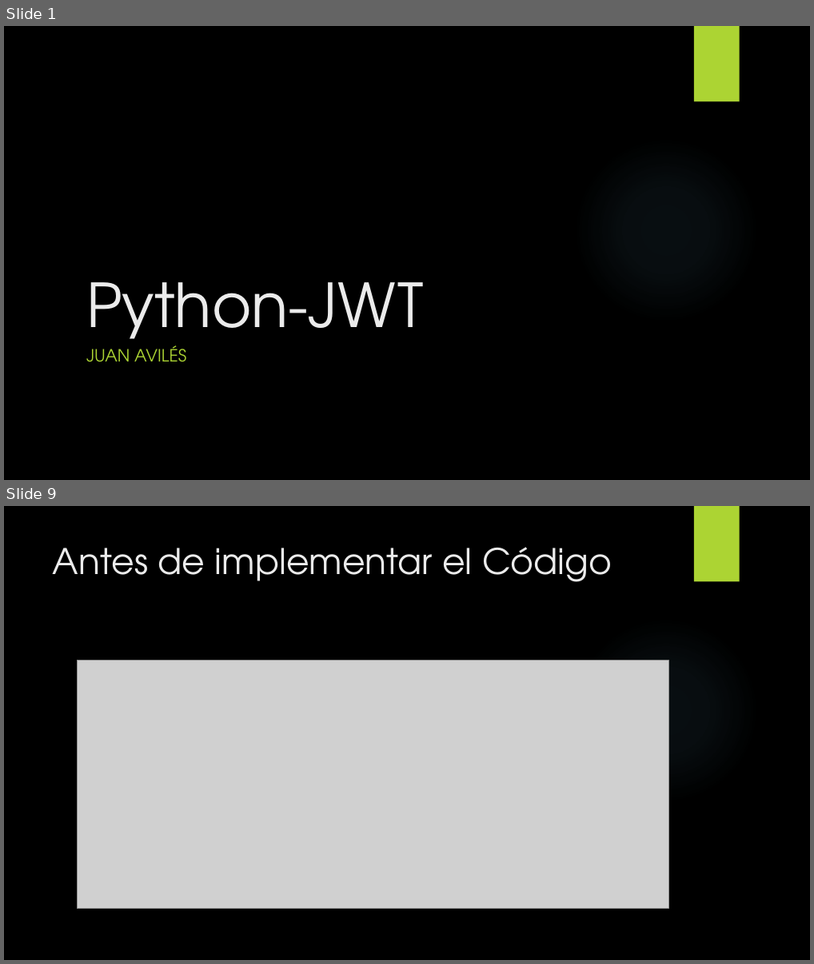
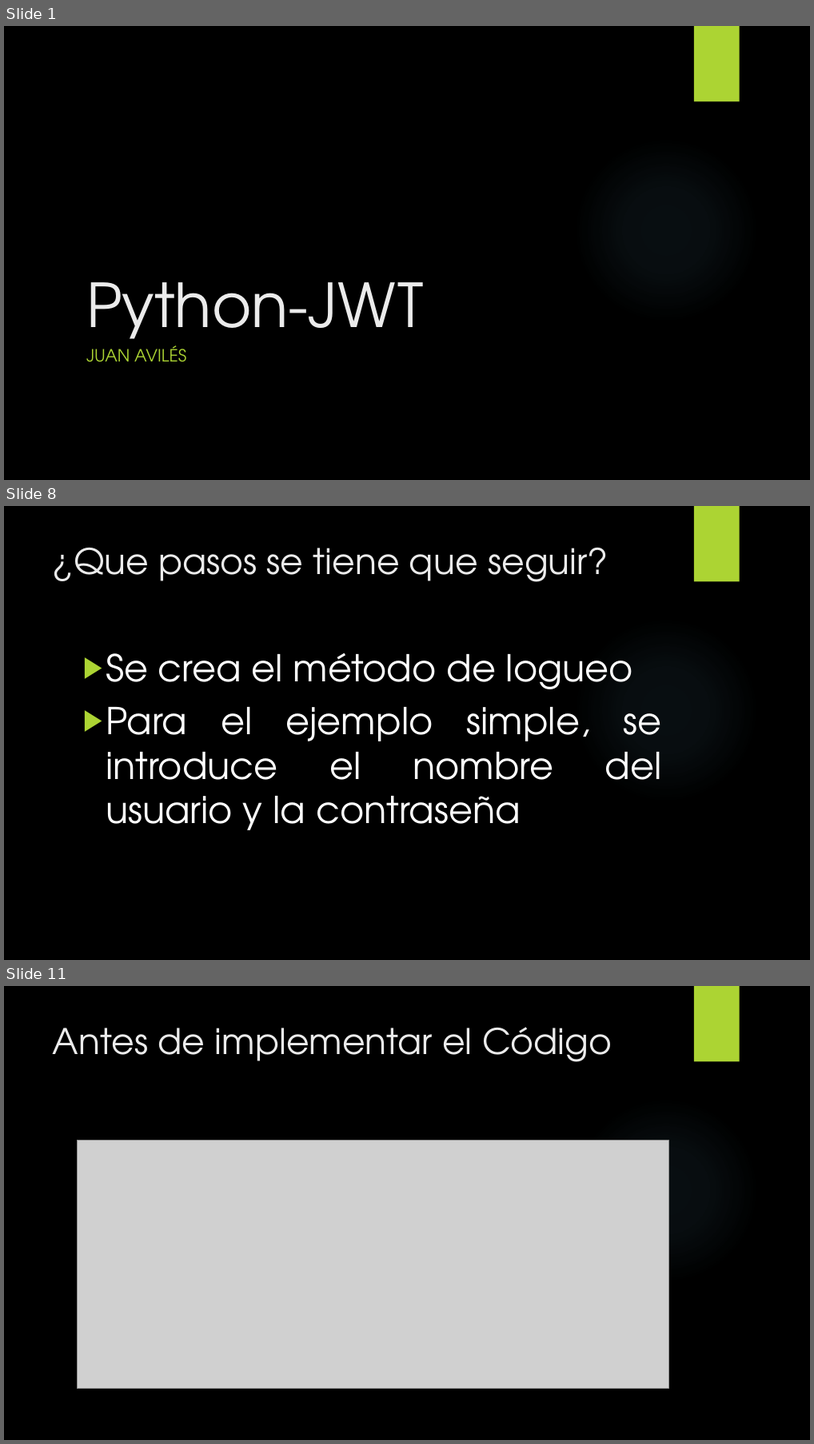
Before and after one commit to JuandresPUCE/Api_python_SQLite, a slide deck: Python-JWT.pptx. Shown one above the other, each under a label of ours: slides 1 and 9 before the commit, slides 1, 8 and 11 after it; the slides between them are not shown. The pictures are 814x964 and 814x1444 pixels, drawn with LibreOffice and Linux fonts; fonts in the diff are those of the drawing; grey boxes stand for pictures; background and template pictures are left out. Boxes give left, top, right and bottom in pixels: in the first picture for what was removed or moved away, otherwise in the second. Text is boxed around its words. In the diff, an @@ line names an element or a change of style, - is before the commit and + after.

```diff
--- a/Python-JWT.pptx
+++ b/Python-JWT.pptx
@@ slide 8 added at (4, 506, 810, 960), background picture (left out); not listed: 2 template elements that a slide beside it also shows @@
@@ title added at (53, 548, 608, 582), 42 pt, text #EBEBEB @@
+¿Que pasos se tiene que seguir?
@@ text added at (106, 653, 662, 830), 44 pt, text #FFFFFF @@
+▶ Se crea el método de logueo
+▶ Para el ejemplo simple, se introduce el nombre del usuario y la contraseña
@@ what was slide 9 is now slide 11 @@
```
Also in this commit, not shown: 11 slides changed, 3 other slides added.
